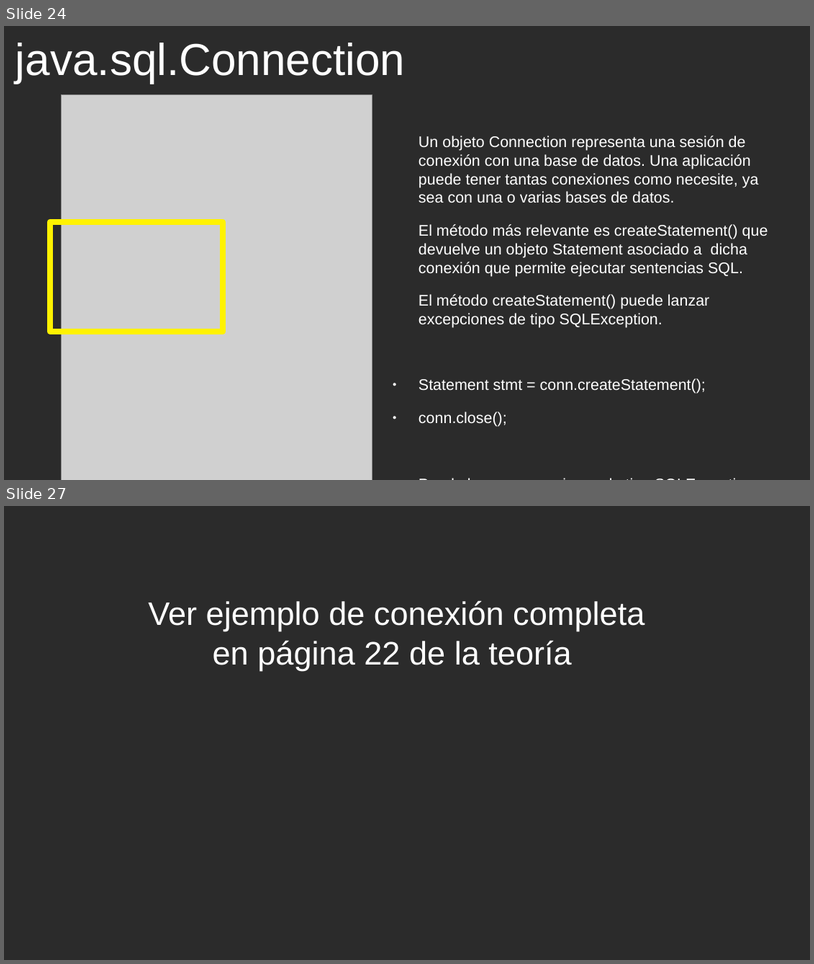
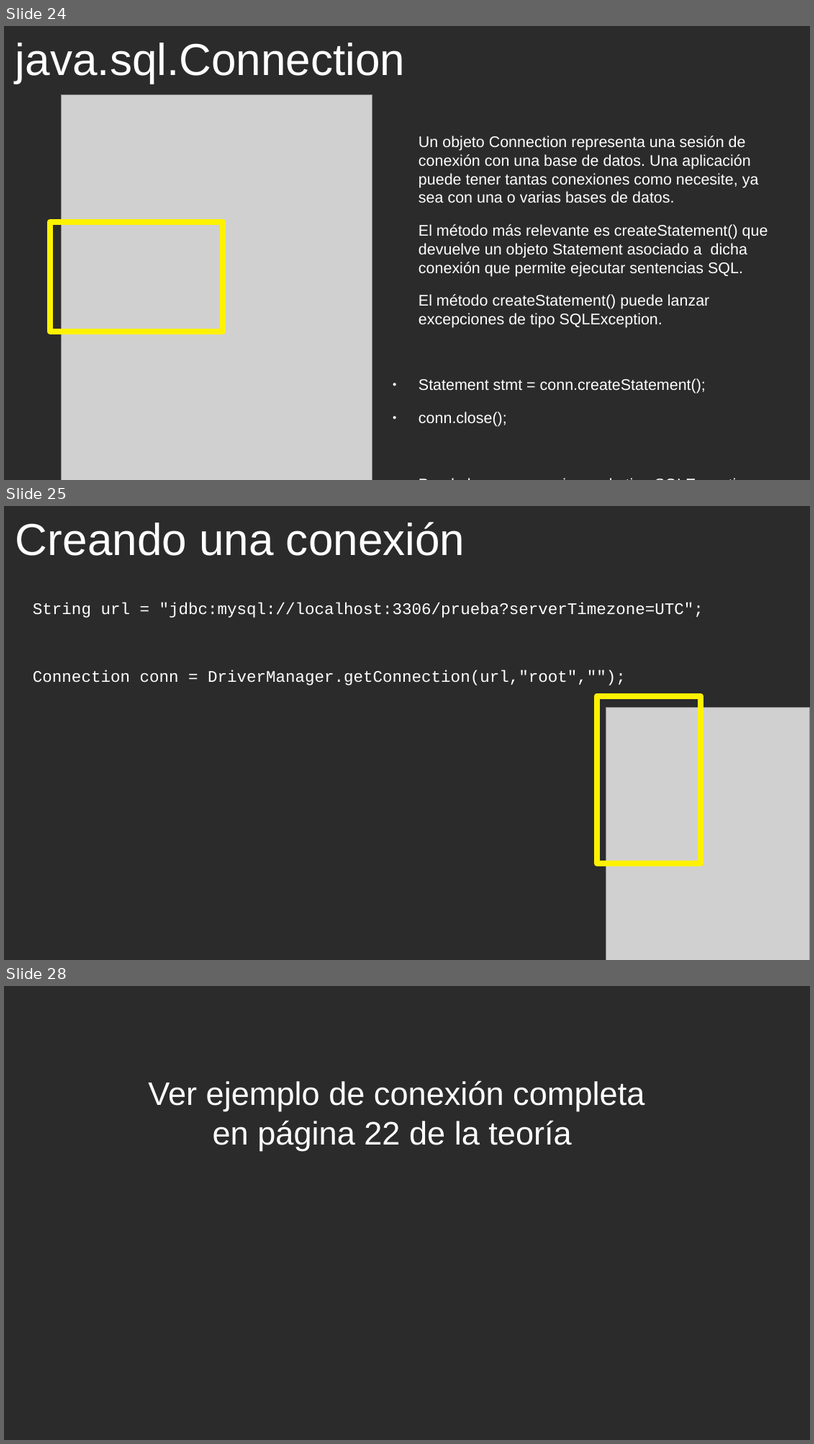
Before and after one commit to cmorenoruiz/ApuntesProgramacion, a slide deck: Unidad 13 Acceso a Bases de Datos/Acceso a BD Presentación para clase.odp. Shown one above the other, each under a label of ours: slides 24 and 27 before the commit, slides 24, 25 and 28 after it; the slides between them are not shown. The pictures are 814x964 and 814x1444 pixels, drawn with LibreOffice and Linux fonts; fonts in the diff are those of the drawing; grey boxes stand for pictures; background and template pictures are left out; a plain dark background stands for a picture behind light text. Boxes give left, top, right and bottom in pixels: in the first picture for what was removed or moved away, otherwise in the second. Text is boxed around its words. In the diff, an @@ line names an element or a change of style, - is before the commit and + after.

```diff
--- a/Unidad 13 Acceso a Bases de Datos/Acceso a BD Presentación para clase.odp
+++ b/Unidad 13 Acceso a Bases de Datos/Acceso a BD Presentación para clase.odp
@@ slide 25 added at bbox=[4, 506, 810, 960], background picture (left out) @@
@@ title added at bbox=[16, 522, 465, 556], 44 pt, text #FFFFFF @@
+Creando una conexión
@@ text added at bbox=[33, 602, 704, 685], 16 pt, text #FFFFFF @@
+String url = "jdbc:mysql://localhost:3306/prueba?serverTimezone=UTC";
+Connection conn = DriverManager.getConnection(url,"root","");
@@ rectangle added at bbox=[597, 696, 702, 863], outline #FFF200 6.01 pt @@
@@ picture added at bbox=[606, 708, 810, 960] @@
@@ what was slide 27 is now slide 28 @@
```
Also in this commit, not shown: 5 slides changed, 6 other slides added, 3 other files.
